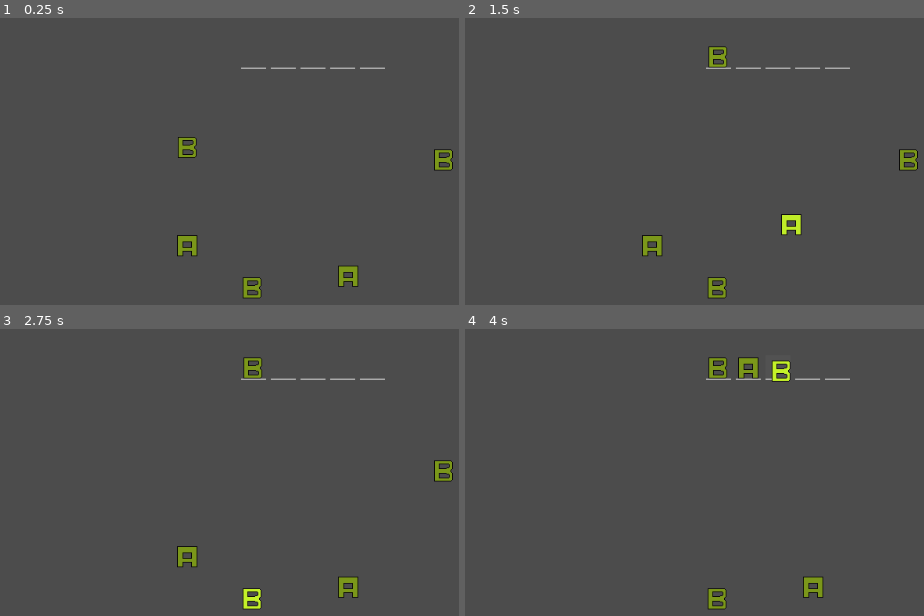
Above: before the commit, frames 1-4 (two rows, left to right).
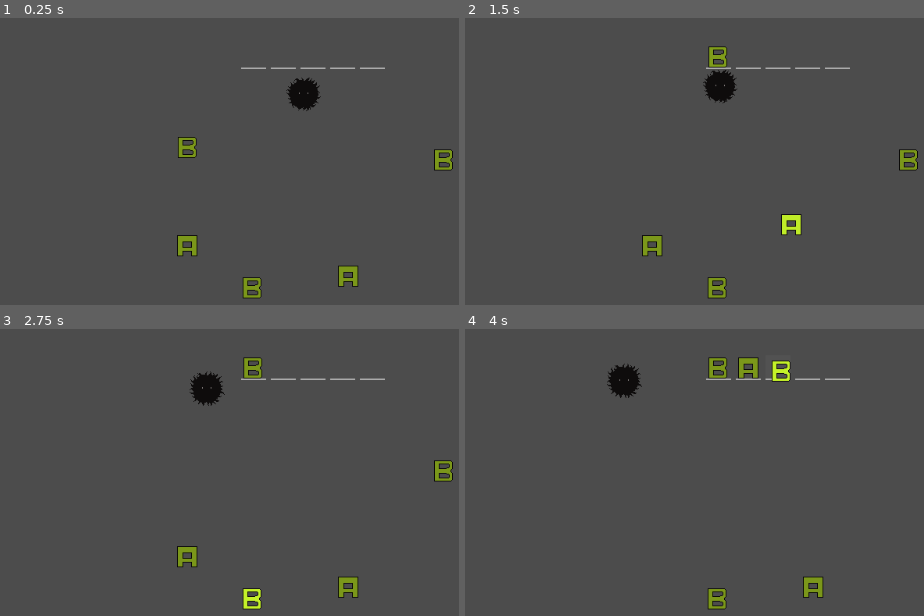
Above: after the commit, the same moments.

Repository: TeamKebab/GodotWildJam27
Game: Godot game, scene res://Main.tscn
Two runs of this game, one before a commit and one after it. Both use one fixed random seed, a clock stepped at 60 frames per second and the inputs below.
Inputs (mouse positions are in pixels of both pictures, inside the frame that each line leads up to):
- Up to frame 1 (0.25 s): no input
- Up to frame 2 (1.5 s): drag from (653, 147) to (717, 55) at 0.52 s; drag from (813, 276) to (717, 55) at 1.27 s
- Up to frame 3 (2.75 s): move the mouse to (252, 598) at 2.02 s; click (252, 598) at 2.1 s
- Up to frame 4 (4 s): drag from (653, 555) to (749, 366) at 2.77 s; drag from (910, 469) to (777, 366) at 3.52 s

The runs differ from the first frame. In frame 1, 0.6% of the frame differs, in the area x 62-70%, y 20-33%; in frame 2, 0.6%; in frame 3, 0.6%, in the area x 41-50%, y 14-27%; in frame 4, 0.6%.

Commit message:
bichito idle

Diff:
--- a/Main.tscn
+++ b/Main.tscn
@@ -1,6 +1,7 @@
-[gd_scene load_steps=4 format=2]
+[gd_scene load_steps=5 format=2]
 
 [ext_resource path="res://work_area/work_area.tscn" type="PackedScene" id=1]
+[ext_resource path="res://bichitos/bichito.tscn" type="PackedScene" id=2]
 [ext_resource path="res://target/word_target.tscn" type="PackedScene" id=3]
 [ext_resource path="res://Main.gd" type="Script" id=4]
 
@@ -16,3 +17,5 @@
 [node name="WorkArea" parent="." instance=ExtResource( 1 )]
 position = Vector2( 0, 160 )
 word = "BABAB"
+
+[node name="KinematicBody2D" parent="." instance=ExtResource( 2 )]
--- /dev/null
+++ b/bichitos/Idle.gd
@@ -0,0 +1,33 @@
+extends "res://components/state_machine/state.gd"
+
+var destination: Vector2
+var path: PoolVector2Array
+
+onready var _screen_size = get_viewport().size
+
+onready var _bichito = get_parent().get_parent()
+onready var _animation = _bichito.find_node("AnimationPlayer")
+
+# Initialize the state. E.g. change the animation.
+func enter():
+	_animation.play("Default")
+	_change_direction()
+
+# Clean up the state. Reinitialize values like a timer.
+func exit():
+	pass
+
+
+func handle_input(_event):
+	pass
+
+
+func update(delta):
+	_bichito.position = _bichito.position.move_toward(destination, 50 * delta)
+
+	if _bichito.position == destination:
+		_change_direction()
+
+
+func _change_direction():
+	destination = Vector2(rand_range(-_screen_size.x/2, _screen_size.x/2), rand_range(-_screen_size.y/2, _screen_size.y/2))
--- /dev/null
+++ b/bichitos/StateMachine.gd
@@ -0,0 +1 @@
+extends "res://components/state_machine/state_machine.gd"
--- /dev/null
+++ b/bichitos/bichito.gd
@@ -0,0 +1,16 @@
+extends KinematicBody2D
+
+
+const Poof = preload("res://bichitos/poof.tscn")
+
+func _ready():
+	connect("input_event", self, "_on_input_event")
+
+
+func _on_input_event(_viewport, _event, _shape_idx):
+	if Input.is_action_just_pressed("mouse_left"):
+		var poof = Poof.instance()
+		poof.position = position
+		get_parent().add_child(poof)
+
+		queue_free()
--- /dev/null
+++ b/bichitos/bichito.tscn
@@ -0,0 +1,46 @@
+[gd_scene load_steps=7 format=2]
+
+[ext_resource path="res://bichitos/bichito.png" type="Texture" id=1]
+[ext_resource path="res://bichitos/StateMachine.gd" type="Script" id=2]
+[ext_resource path="res://bichitos/Idle.gd" type="Script" id=3]
+[ext_resource path="res://bichitos/bichito.gd" type="Script" id=4]
+
+[sub_resource type="CircleShape2D" id=2]
+radius = 18.3932
+
+[sub_resource type="Animation" id=1]
+resource_name = "Default"
+length = 0.2
+loop = true
+tracks/0/type = "value"
+tracks/0/path = NodePath("Sprite:frame")
+tracks/0/interp = 1
+tracks/0/loop_wrap = true
+tracks/0/imported = false
+tracks/0/enabled = true
+tracks/0/keys = {
+"times": PoolRealArray( 0, 0.1 ),
+"transitions": PoolRealArray( 1, 1 ),
+"update": 1,
+"values": [ 0, 1 ]
+}
+
+[node name="Bichito" type="KinematicBody2D"]
+input_pickable = true
+script = ExtResource( 4 )
+
+[node name="CollisionShape2D" type="CollisionShape2D" parent="."]
+shape = SubResource( 2 )
+
+[node name="Sprite" type="Sprite" parent="."]
+texture = ExtResource( 1 )
+hframes = 2
+
+[node name="AnimationPlayer" type="AnimationPlayer" parent="."]
+anims/Default = SubResource( 1 )
+
+[node name="StateMachine" type="Node" parent="."]
+script = ExtResource( 2 )
+
+[node name="Idle" type="Node" parent="StateMachine"]
+script = ExtResource( 3 )
--- /dev/null
+++ b/bichitos/poof.gd
@@ -0,0 +1,9 @@
+extends Node2D
+
+
+onready var _animation = $AnimationPlayer
+
+func _ready():
+	_animation.play("Default")
+	yield(_animation, "animation_finished")
+	queue_free()
--- /dev/null
+++ b/bichitos/poof.tscn
@@ -0,0 +1,44 @@
+[gd_scene load_steps=4 format=2]
+
+[ext_resource path="res://bichitos/poof.png" type="Texture" id=1]
+[ext_resource path="res://bichitos/poof.gd" type="Script" id=2]
+
+[sub_resource type="Animation" id=1]
+resource_name = "Default"
+length = 0.5
+tracks/0/type = "value"
+tracks/0/path = NodePath("Sprite:frame")
+tracks/0/interp = 1
+tracks/0/loop_wrap = true
+tracks/0/imported = false
+tracks/0/enabled = true
+tracks/0/keys = {
+"times": PoolRealArray( 0, 0.1, 0.2 ),
+"transitions": PoolRealArray( 1, 1, 1 ),
+"update": 1,
+"values": [ 0, 1, 2 ]
+}
+tracks/1/type = "value"
+tracks/1/path = NodePath("Sprite:modulate")
+tracks/1/interp = 1
+tracks/1/loop_wrap = true
+tracks/1/imported = false
+tracks/1/enabled = true
+tracks/1/keys = {
+"times": PoolRealArray( 0, 0.1, 0.5 ),
+"transitions": PoolRealArray( 1, 1, 1 ),
+"update": 0,
+"values": [ Color( 1, 1, 1, 1 ), Color( 1, 1, 1, 1 ), Color( 1, 1, 1, 0 ) ]
+}
+
+[node name="Poof" type="Node2D"]
+script = ExtResource( 2 )
+
+[node name="AnimationPlayer" type="AnimationPlayer" parent="."]
+anims/Default = SubResource( 1 )
+
+[node name="Sprite" type="Sprite" parent="."]
+modulate = Color( 1, 1, 1, 0 )
+texture = ExtResource( 1 )
+hframes = 3
+frame = 2
--- a/components/draggable.gd
+++ b/components/draggable.gd
@@ -44,8 +44,6 @@
 	current_area.drop(self)
 
 	var parent = owner.get_parent()
-	var num_children = parent.get_child_count()
-
 	parent.remove_child(owner)
 	parent.add_child(owner)
 	owner.z_index = 0
--- /dev/null
+++ b/components/state_machine/state.gd
@@ -0,0 +1,22 @@
+extends Node
+
+
+# warning-ignore:unused_signal
+signal finished(next_state_name)
+
+# Initialize the state. E.g. change the animation.
+func enter():
+	pass
+
+
+# Clean up the state. Reinitialize values like a timer.
+func exit():
+	pass
+
+
+func handle_input(_event):
+	pass
+
+
+func update(_delta):
+	pass
--- /dev/null
+++ b/components/state_machine/state_machine.gd
@@ -0,0 +1,59 @@
+extends Node
+
+signal state_changed(current_state)
+
+export(NodePath) var start_state
+var states_map = {}
+
+var states_stack = []
+var current_state = null
+var _active = false setget set_active
+
+func _ready():
+	if not start_state:
+		start_state = get_child(0).get_path()
+	for child in get_children():
+		states_map[child.name] = child
+		child.connect("finished", self, "_change_state")
+	initialize(start_state)
+
+
+func initialize(initial_state):
+	set_active(true)
+	states_stack.push_front(get_node(initial_state))
+	current_state = states_stack[0]
+	current_state.enter()
+
+
+func set_active(value):
+	_active = value
+	set_physics_process(value)
+	set_process_input(value)
+	if not _active:
+		states_stack = []
+		current_state = null
+
+
+func _input(event):
+	current_state.handle_input(event)
+
+
+func _physics_process(delta):
+	current_state.update(delta)
+
+
+func _change_state(state_name):
+	if not _active:
+		return
+	current_state.exit()
+
+	if state_name == "previous":
+		states_stack.pop_front()
+	else:
+		states_stack[0] = states_map[state_name]
+
+	current_state = states_stack[0]
+	emit_signal("state_changed", current_state)
+
+	if state_name != "previous":
+		current_state.enter()
Binary file added: bichitos/bichito.aseprite
Binary file added: bichitos/bichito.png
Not shown, added: bichitos/bichito.png.import
Binary file added: bichitos/poof.aseprite
Binary file added: bichitos/poof.png
Not shown, added: bichitos/poof.png.import
Binary file added: letters/font.aseprite
